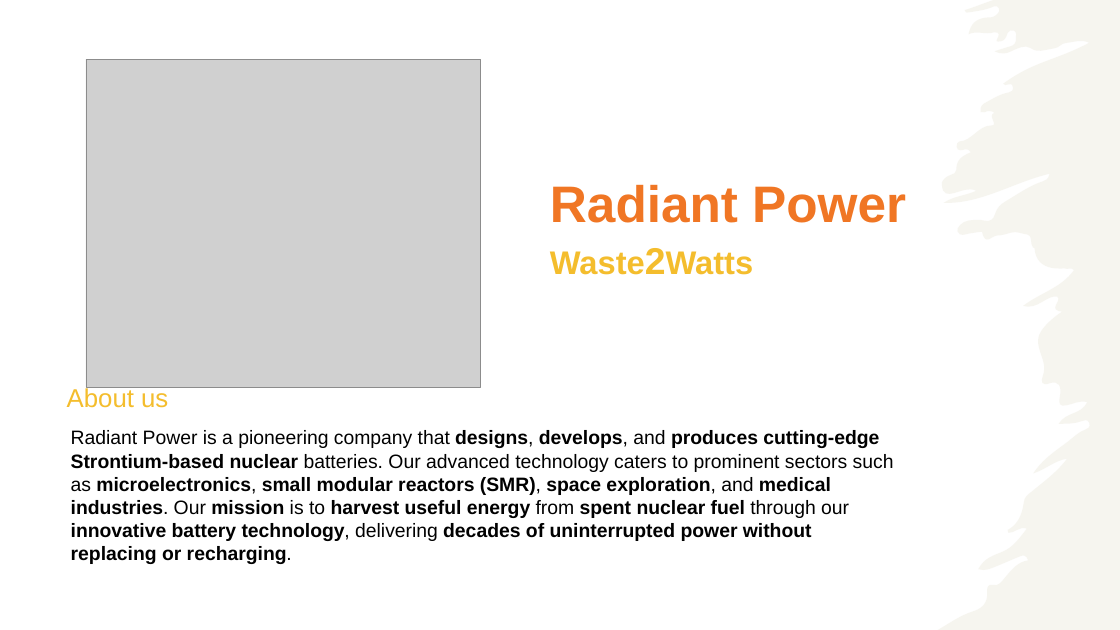
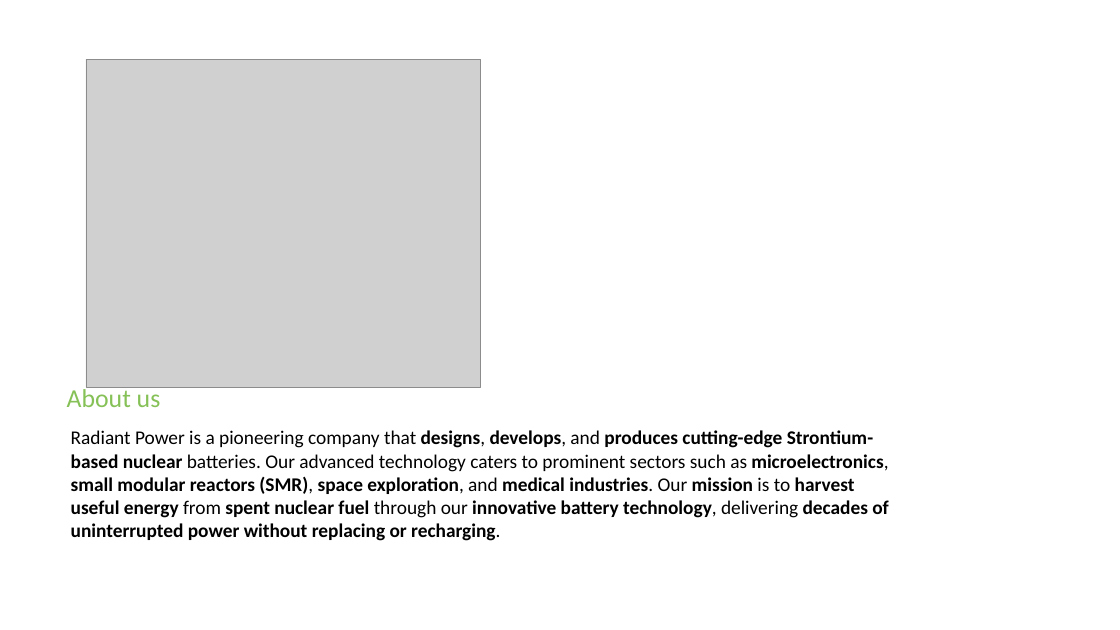
Before and after one commit to fam007e/EMINE_22_24, a slide deck: slide 14 of ESADE/NVCP/Businessman Target Marketing PowerPoint Templates 1.pptx (slide 3 before the commit). Drawn at 1120x630 pixels with LibreOffice and Linux fonts; fonts in the diff are those of the drawing; grey boxes stand for pictures; background and template pictures are left out. Boxes give left, top, right and bottom in pixels: in the first picture for what was removed or moved away, otherwise in the second. Text is boxed around its words. In the diff, an @@ line names an element or a change of style, - is before the commit and + after.

Commit message:
Changes to be committed: 	new file:   ESADE/Artur_Massana/R00204-PDF-ENG.pdf 	new file:   ESADE/Artur_Massana/R1406G-PDF-ENG.pdf 	new file:   ESADE/Artur_Massana/syllabus HR Managemetn for entrepreneurs.pdf 	modified:   ESADE/NVCP/Businessman Target Marketing PowerPoint Templates 1.pptx 	deleted:    ESADE/NVCP/Cost analysis from Carol.xlsx 	new file:   ESADE/NVCP/task_at_hand.txt

```diff
--- a/ESADE/NVCP/Businessman Target Marketing PowerPoint Templates 1.pptx
+++ b/ESADE/NVCP/Businessman Target Marketing PowerPoint Templates 1.pptx
@@ freeform shape removed at bbox=[938, 0, 1120, 630] @@
@@ text removed at bbox=[550, 184, 906, 223] @@
-Radiant Power
-Waste2Watts
@@ text "About us" at bbox=[67, 386, 161, 407]: font Arial to Calibri, text colour #F4BD2D to #86C157 @@
@@ text "Radiant Power is a pioneering ..." at bbox=[71, 430, 889, 541]: font Arial to Calibri @@
```
Also in this commit, not shown: 7 other slides changed, 6 slides added, 6 slides removed, 5 other files.
